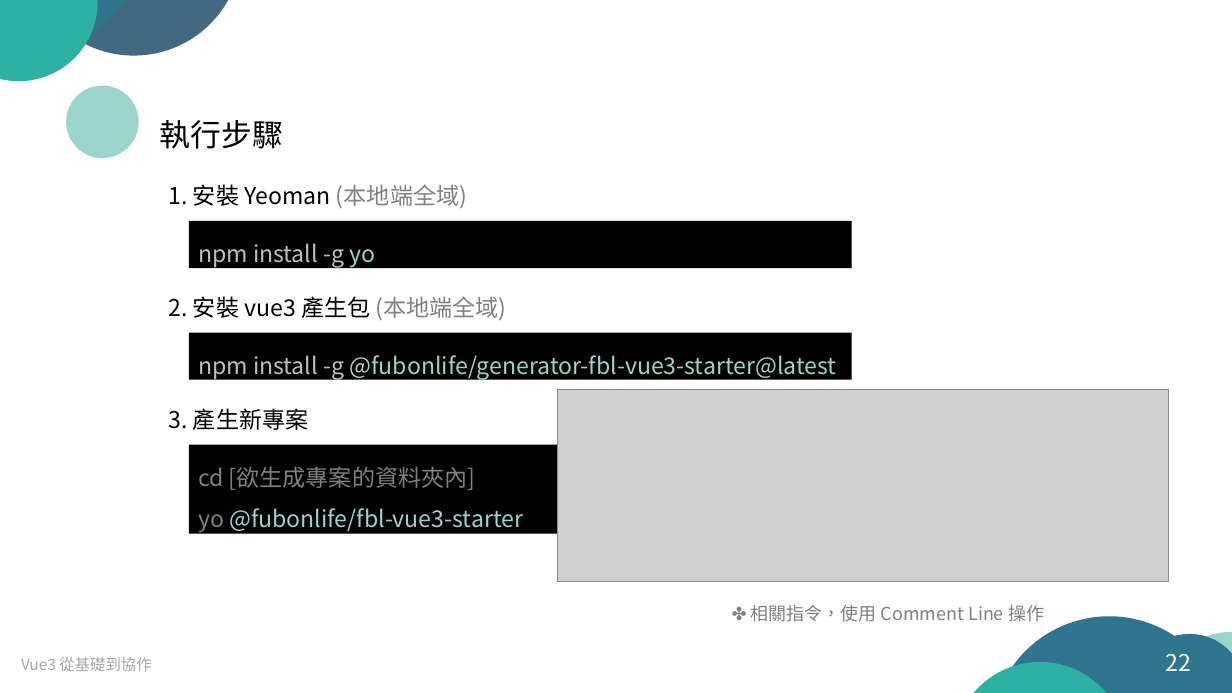
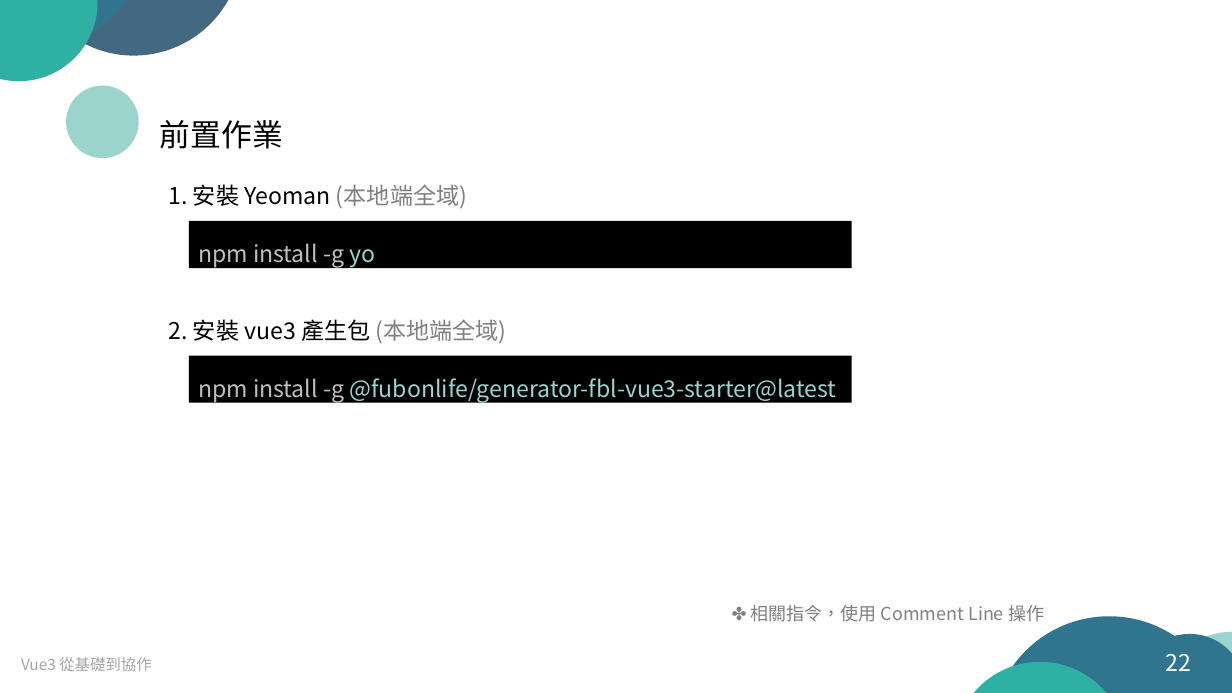
Before and after one commit to arx827/myDrive, a slide deck: slide 22 of Vue.js 從基礎到協作.pptx. Drawn at 1232x693 pixels with LibreOffice and Linux fonts; fonts in the diff are those of the drawing; grey boxes stand for pictures. Boxes give left, top, right and bottom in pixels: in the first picture for what was removed or moved away, otherwise in the second. Text is boxed around its words. In the diff, an @@ line names an element or a change of style, - is before the commit and + after.

```diff
--- a/Vue.js 從基礎到協作.pptx
+++ b/Vue.js 從基礎到協作.pptx
@@ text at [160,120,283,149]: text changed @@
-執行步驟
+前置作業
@@ text "2. 安裝 vue3 產生包 (本地端全域)": place and size @@
-text "2. 安裝 vue3 產生包 (本地端全域)" at [169,296,507,320]
+text "2. 安裝 vue3 產生包 (本地端全域)" at [169,319,507,343]
@@ rectangle "npm install -g @fubonlife/generator-fbl-vue3-starter@latest": place and size @@
-rectangle "npm install -g @fubonlife/generator-fbl-vue3-starter@latest" at [189,333,852,380]
+rectangle "npm install -g @fubonlife/generator-fbl-vue3-starter@latest" at [189,356,852,403]
@@ picture removed at [558,389,1169,581] @@
@@ text removed at [169,408,308,430] @@
-3. 產生新專案
@@ rectangle removed at [189,445,852,533] @@
-cd [欲生成專案的資料夾內]
-yo @fubonlife/fbl-vue3-starter
```
Also in this commit, not shown: 9 other slides changed, 2 slides added.
